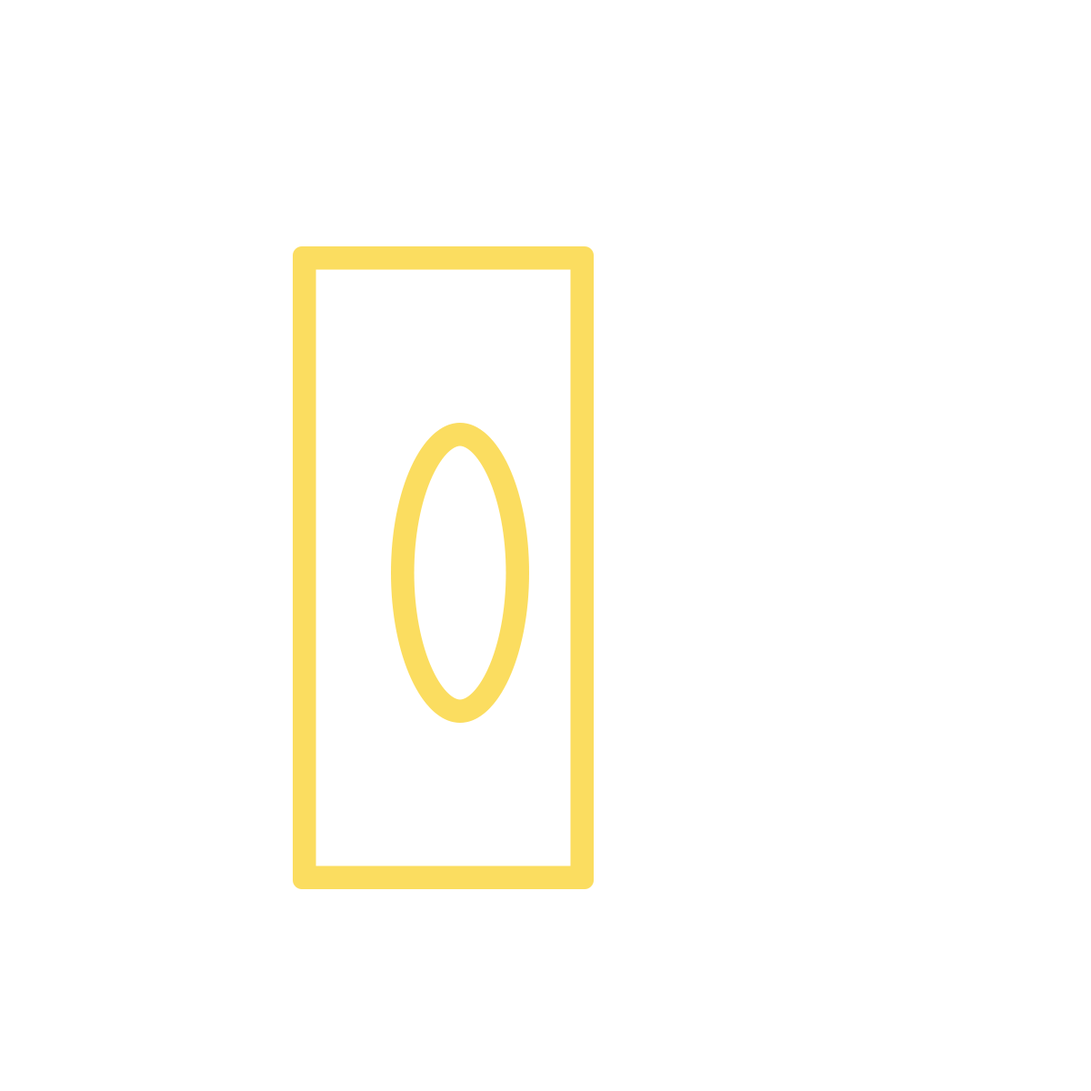
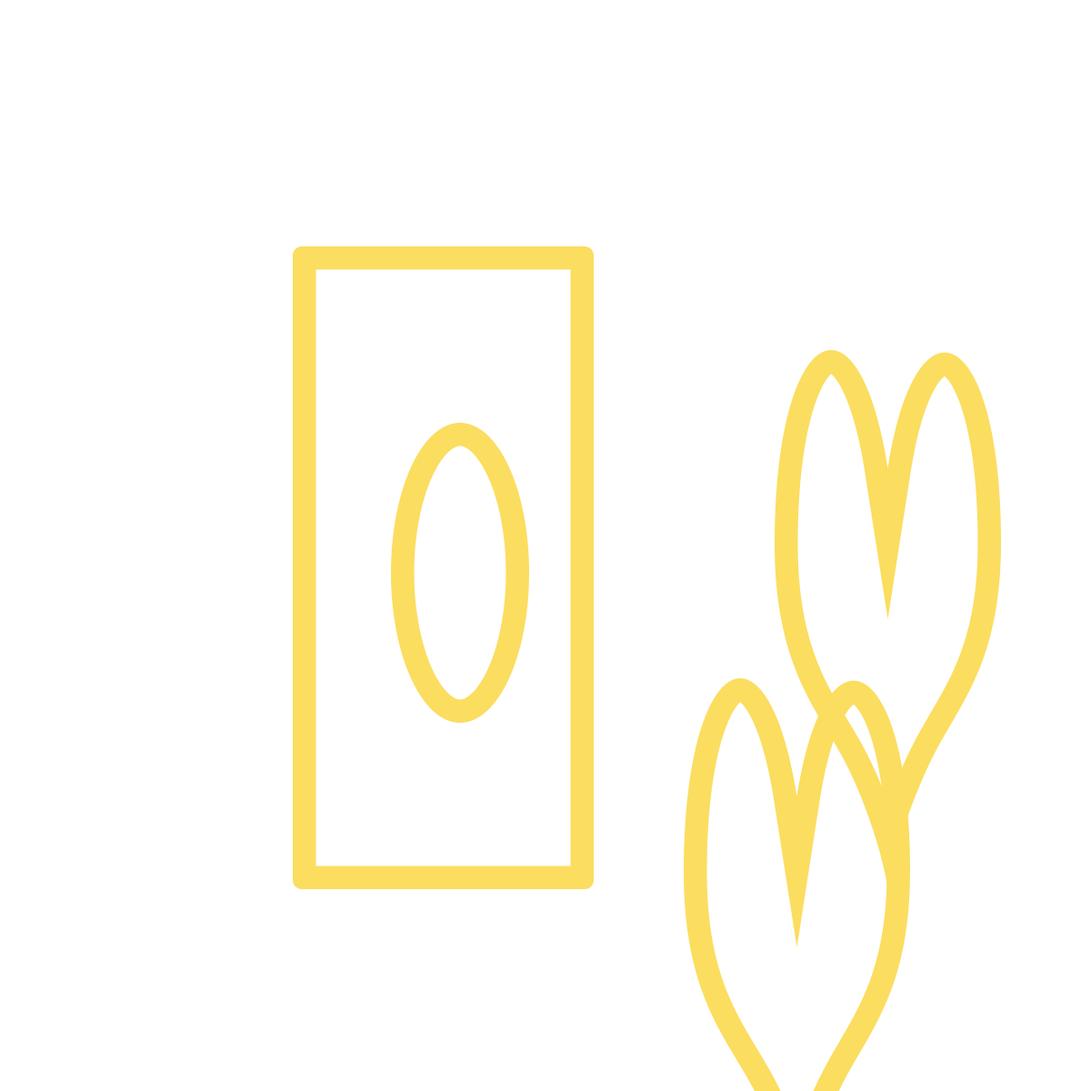
Layers edited between the first and the second w=1091, h=1091 image:
added layer "Shape 2" above "Shape 1" over box(684, 678, 911, 1091)
added layer "Shape 1" above "Ellipse 1" over box(774, 350, 1002, 892)
